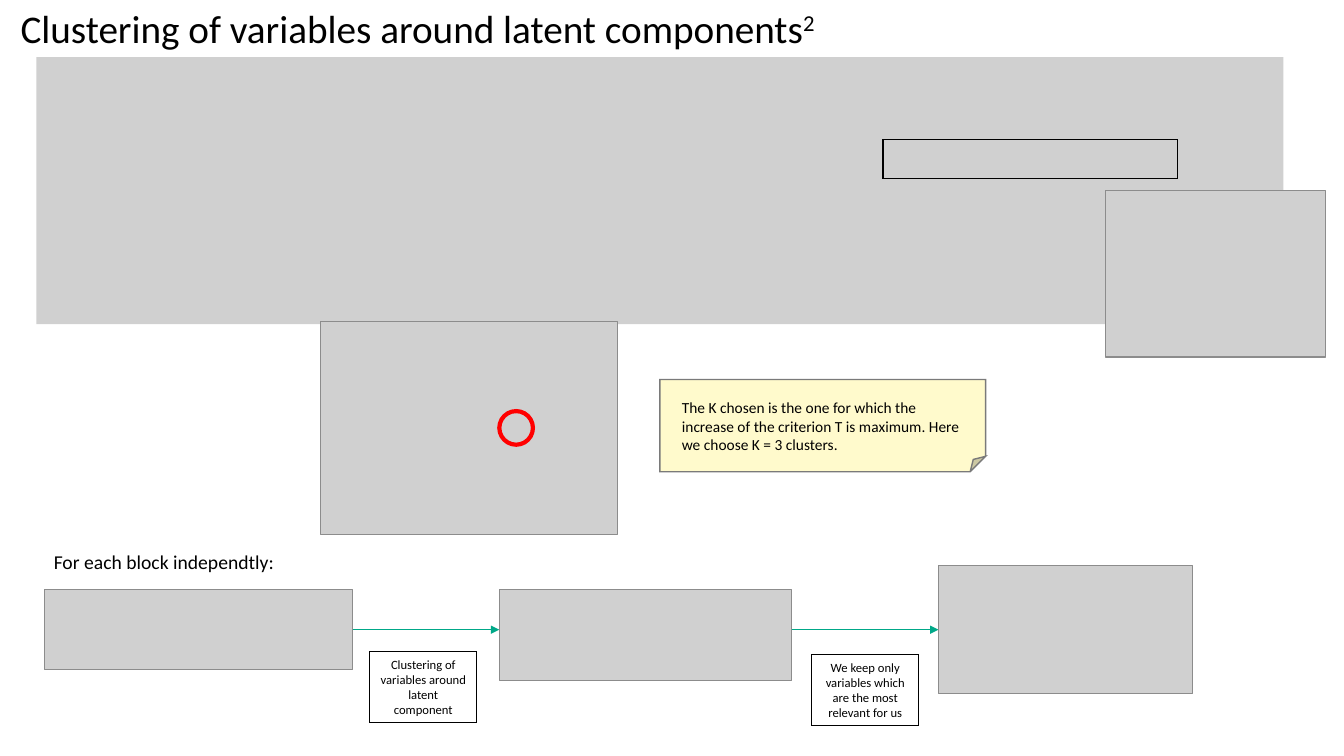
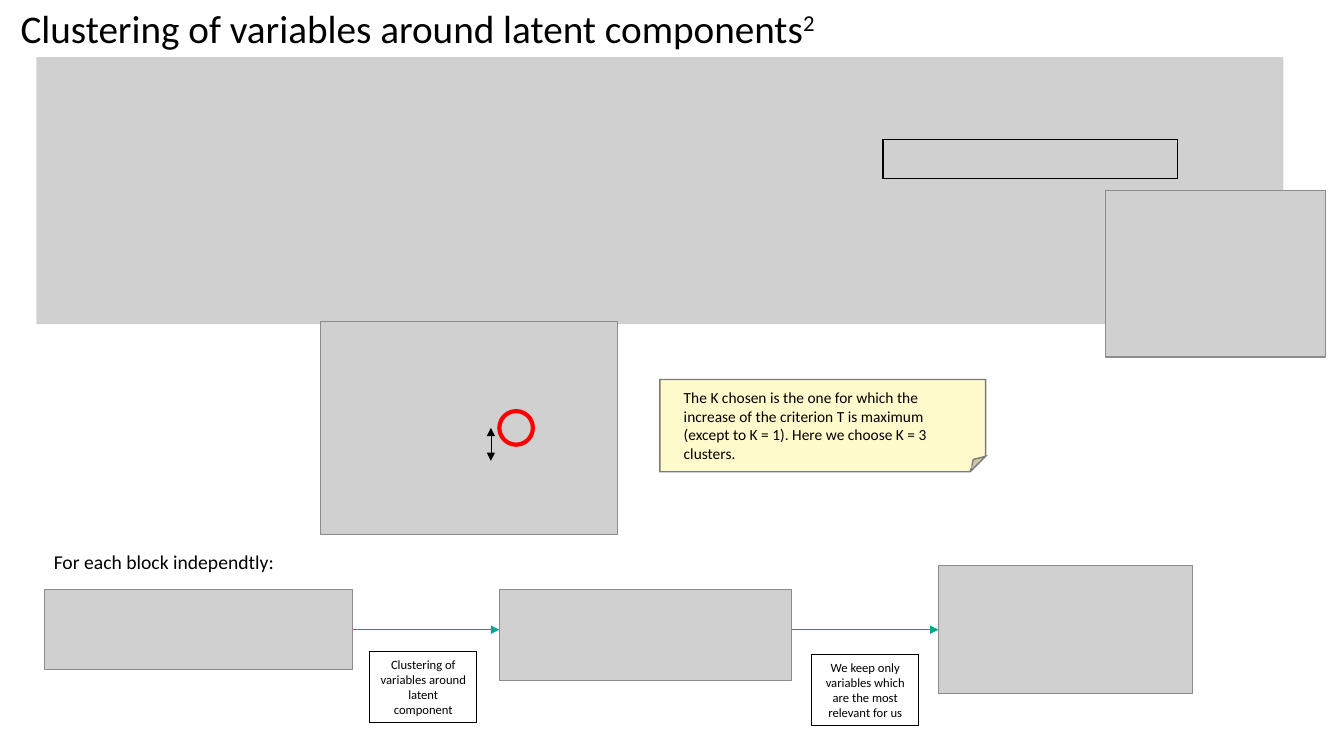
Before and after one commit to GMarTT/Agrostat-Dijon, a slide deck: slide 10 of diaporama/diapo_agrostat_v1.pptx. Drawn at 1344x756 pixels with LibreOffice and Linux fonts; fonts in the diff are those of the drawing; grey boxes stand for pictures. Boxes give left, top, right and bottom in pixels: in the first picture for what was removed or moved away, otherwise in the second. Text is boxed around its words. In the diff, an @@ line names an element or a change of style, - is before the commit and + after.

```diff
--- a/diaporama/diapo_agrostat_v1.pptx
+++ b/diaporama/diapo_agrostat_v1.pptx
@@ rectangle "The K chosen is the ...": place and size @@
-rectangle "The K chosen is the ..." at box(682, 402, 959, 450)
+rectangle "The K chosen is the ..." at box(675, 383, 972, 468)
@@ text in rectangle at box(684, 392, 927, 459): text changed @@
-The K chosen is the one for which the increase of the criterion T is maximum. Here we choose K = 3 clusters.
+The K chosen is the one for which the increase of the criterion T is maximum (except to K = 1). Here we choose K = 3 clusters.
@@ double arrow added from (491, 429) to (491, 461), #000000 0.5 pt @@
```
Also in this commit, not shown: 2 other slides changed, 6 slides added, 5 other files.
